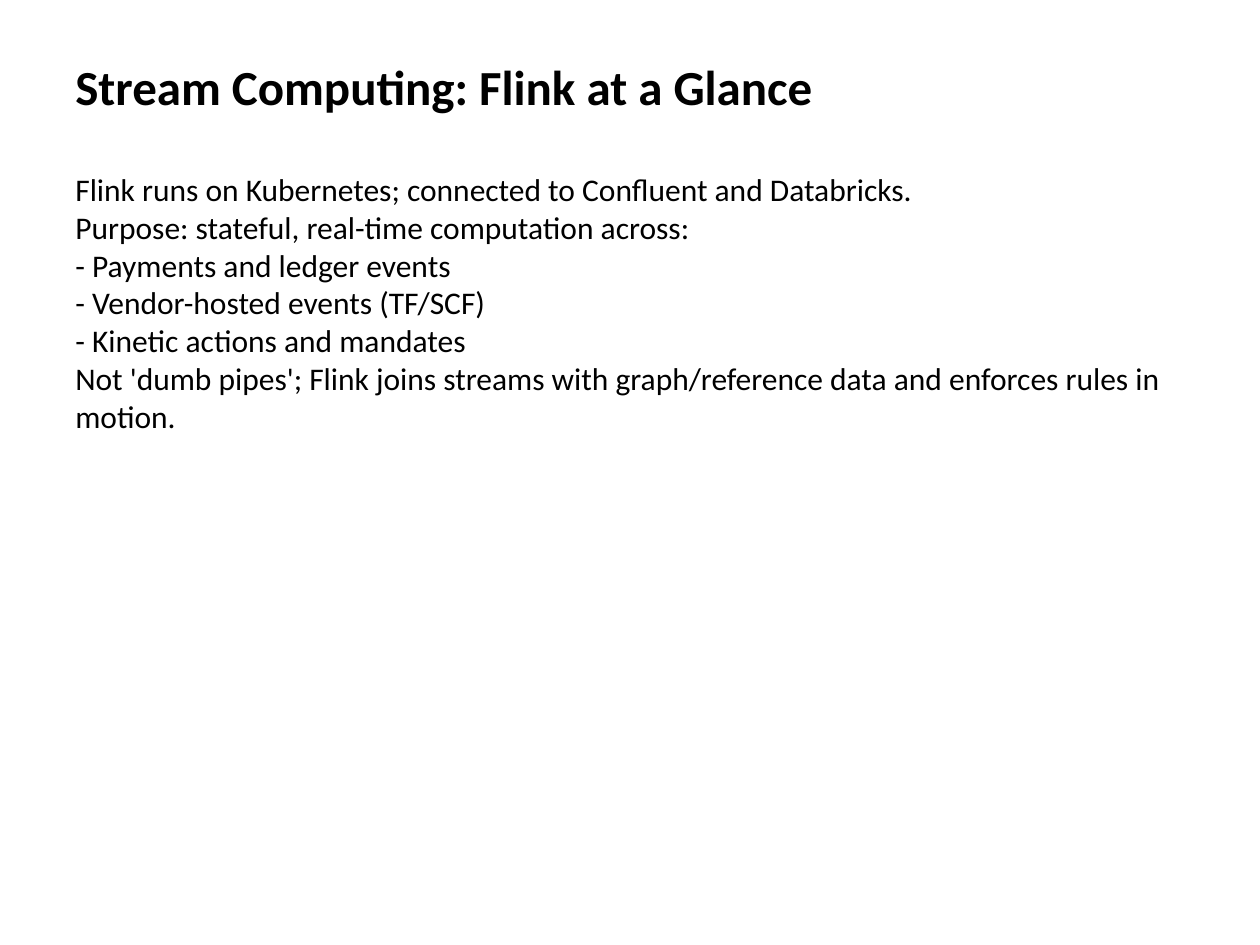
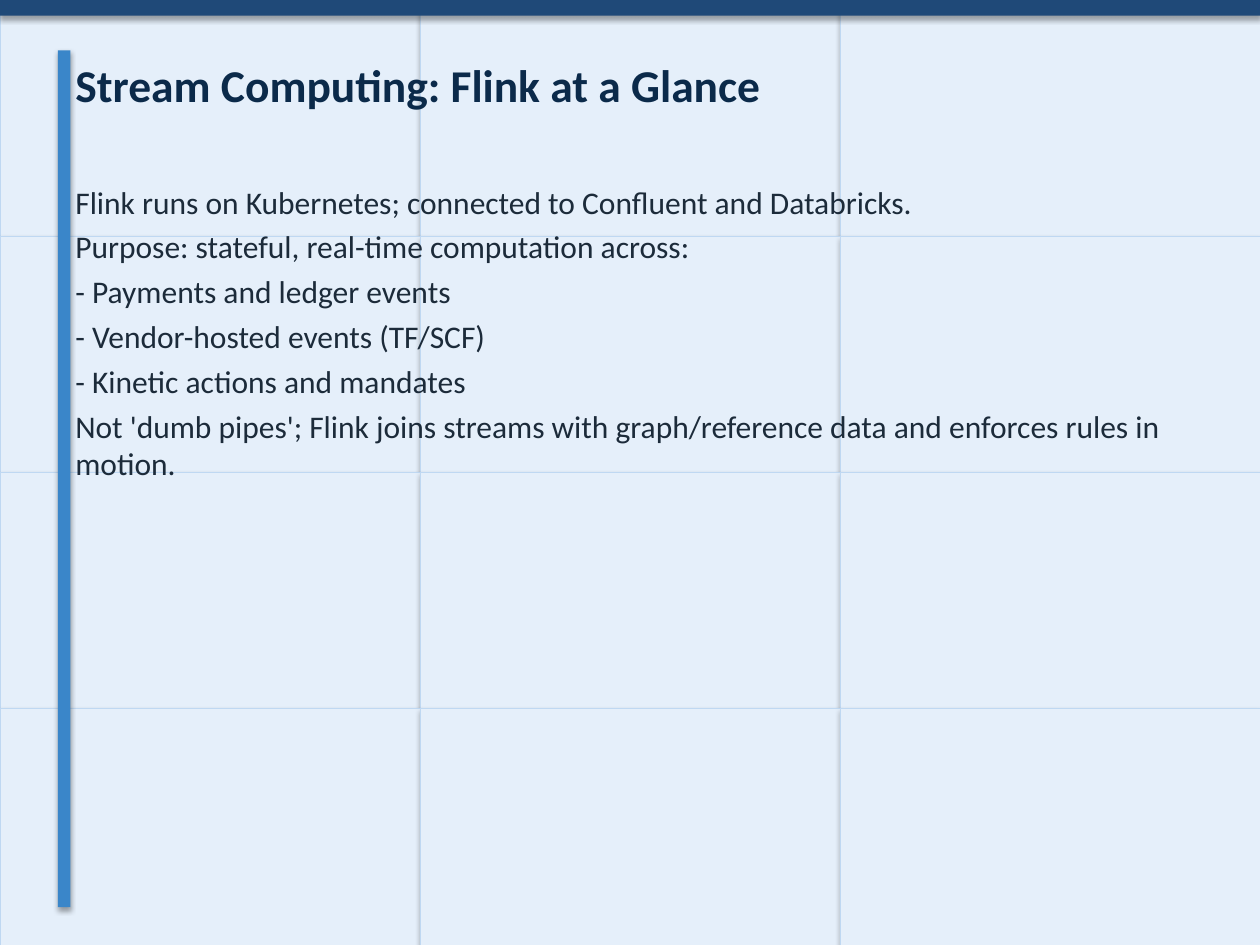
Before and after one commit to danielssonn/dataarch, a slide deck: slide 8 of artifacts/github-export/presentations/leadership-blueprint-presentation.pptx. Drawn at 1260x945 pixels with LibreOffice and Linux fonts; fonts in the diff are those of the drawing. Boxes give left, top, right and bottom in pixels: in the first picture for what was removed or moved away, otherwise in the second. Text is boxed around its words. In the diff, an @@ line names an element or a change of style, - is before the commit and + after.

Commit message:
feat: restyle leadership presentation as blueprint (colors, grid, accents)

```diff
--- a/artifacts/github-export/presentations/leadership-blueprint-presentation.pptx
+++ b/artifacts/github-export/presentations/leadership-blueprint-presentation.pptx
@@ rectangle added at box(0, 0, 420, 237), fill #E5EFFA, outline #BFD8F2 0.5 pt @@
@@ rectangle added at box(0, 0, 1260, 15), fill #1F4978 @@
@@ rectangle added at box(420, 0, 839, 237), fill #E5EFFA, outline #BFD8F2 0.5 pt @@
@@ rectangle added at box(840, 0, 1260, 237), fill #E5EFFA, outline #BFD8F2 0.5 pt @@
@@ rectangle added at box(58, 50, 71, 907), fill #3A86C9 @@
@@ text "Stream Computing: Flink at a ..." at box(75, 70, 760, 110): size 28 to 26 pt, text colour #000000 to #0B2A4A @@
@@ text "Flink runs on Kubernetes; connected ...": place and size @@
-text "Flink runs on Kubernetes; connected ..." at box(75, 179, 1159, 429)
+text "Flink runs on Kubernetes; connected ..." at box(75, 192, 1159, 476)
@@ text "Flink runs on Kubernetes; connected ..." at box(75, 192, 1159, 476): text colour #000000 to #1C2B3A; more space between paragraphs @@
@@ rectangle added at box(0, 237, 420, 474), fill #E5EFFA, outline #BFD8F2 0.5 pt @@
@@ rectangle added at box(420, 237, 839, 474), fill #E5EFFA, outline #BFD8F2 0.5 pt @@
@@ rectangle added at box(840, 237, 1260, 474), fill #E5EFFA, outline #BFD8F2 0.5 pt @@
@@ rectangle added at box(0, 472, 420, 709), fill #E5EFFA, outline #BFD8F2 0.5 pt @@
@@ rectangle added at box(420, 472, 839, 709), fill #E5EFFA, outline #BFD8F2 0.5 pt @@
@@ rectangle added at box(840, 472, 1260, 709), fill #E5EFFA, outline #BFD8F2 0.5 pt @@
@@ rectangle added at box(0, 708, 420, 945), fill #E5EFFA, outline #BFD8F2 0.5 pt @@
@@ rectangle added at box(420, 708, 839, 945), fill #E5EFFA, outline #BFD8F2 0.5 pt @@
@@ rectangle added at box(840, 708, 1260, 945), fill #E5EFFA, outline #BFD8F2 0.5 pt @@
```
Also in this commit, not shown: 12 other slides changed.
